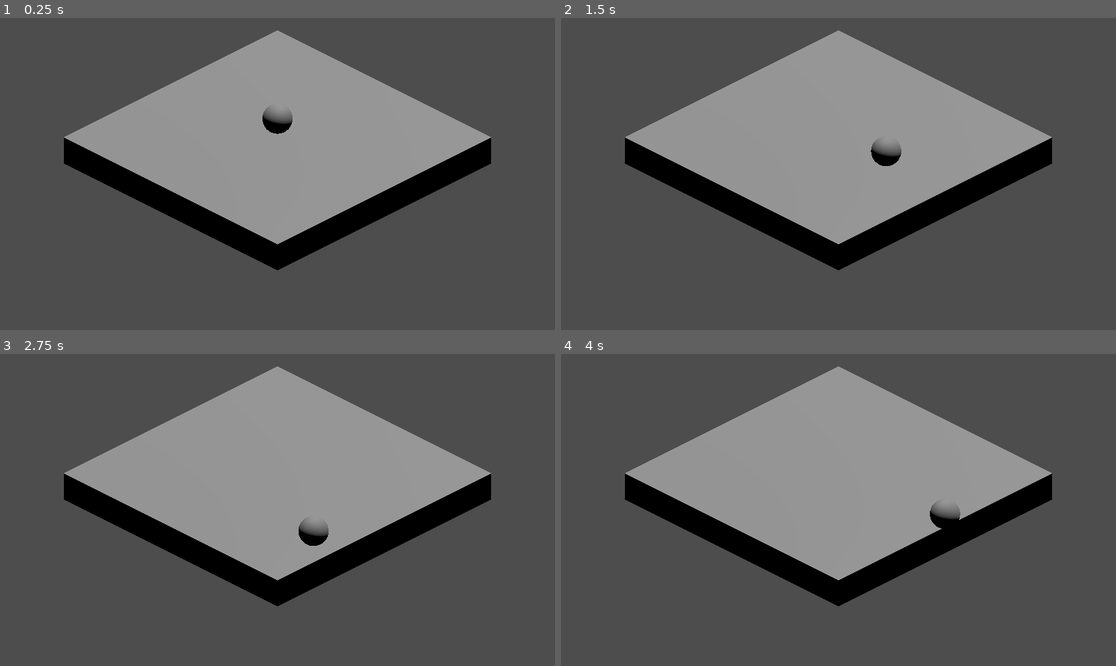
Above: before the commit, frames 1-4 (two rows, left to right).
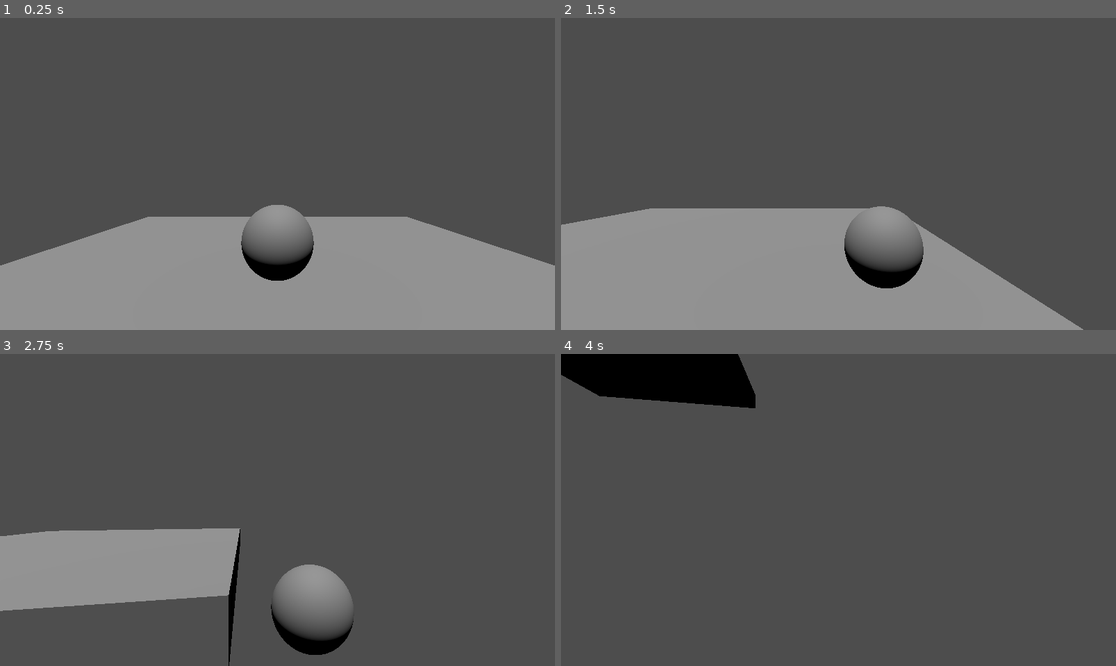
Above: after the commit, the same moments.

Repository: Samprisho/Wild-Jam-2025
Game: Godot game, scene res://scenes/map.tscn
Same seed, same stepped clock (60 frames per second), same inputs: the game is played once before the commit and once after it.
Inputs (mouse positions are in pixels of both pictures, inside the frame that each line leads up to):
- Up to frame 1 (0.25 s): no input
- Up to frame 2 (1.5 s): move the mouse to (960, 158) at 0.52 s; hold D (Right) 0.53-1.28 s; move the mouse to (727, 189) at 1.27 s; hold S (Backward) from 1.28 s (still down)
- Up to frame 3 (2.75 s): move the mouse to (333, 441) at 2.02 s; release S (Backward) at 2.03 s; hold D (Right) from 2.03 s (still down)
- Up to frame 4 (4 s): move the mouse to (810, 572) at 2.77 s; release D (Right) at 2.78 s; hold W (Forward) 2.78-3.53 s; move the mouse to (1005, 556) at 3.52 s; hold A (Left) from 3.53 s (still down)

The runs differ from the first frame. In frame 1, 61% of the frame differs, in the area x 0-100%, y 4-100%; in frame 2, 56%; in frame 3, 42%; in frame 4, 38%.

Commit message:
Camera now follows the ball for real

Diff:
--- a/project.godot
+++ b/project.godot
@@ -14,6 +14,14 @@
 run/main_scene="uid://bfchyqkgye64x"
 config/features=PackedStringArray("4.4")
 config/icon="res://icon.svg"
+
+[file_customization]
+
+folder_colors={
+"res://resources/": "orange",
+"res://scenes/": "yellow",
+"res://scripts/": "red"
+}
 
 [input]
 
--- /dev/null
+++ b/resources/mouse_sensivity_curve.tres
@@ -0,0 +1,7 @@
+[gd_resource type="Curve" format=3 uid="uid://c400ftwepd50k"]
+
+[resource]
+_limits = [0.0, 1.0, 0.0, 3000.0]
+_data = [Vector2(0, 0), 0.0, 0.0, 0, 0, Vector2(3000, 1), 0.000466667, 0.0, 0, 0]
+point_count = 2
+metadata/_snap_enabled = true
--- a/scenes/map.tscn
+++ b/scenes/map.tscn
@@ -6,6 +6,9 @@
 size = Vector3(10, 1, 10)
 
 [sub_resource type="BoxMesh" id="BoxMesh_4xfga"]
+
+[sub_resource type="PhysicsMaterial" id="PhysicsMaterial_4xfga"]
+rough = true
 
 [node name="Node3D" type="Node3D"]
 
@@ -19,15 +22,16 @@
 transform = Transform3D(10, 0, 0, 0, 1, 0, 0, 0, 10, 0, 0, 0)
 mesh = SubResource("BoxMesh_4xfga")
 
-[node name="Camera3D" type="Camera3D" parent="StaticBody3D"]
-transform = Transform3D(-0.707107, 0.353553, -0.612372, 0, 0.866025, 0.5, 0.707107, 0.353553, -0.612372, -6.61237, 4.5, -6.61237)
-projection = 1
+[node name="RigidBody3D" parent="StaticBody3D" instance=ExtResource("1_4xfga")]
+transform = Transform3D(1, 0, 0, 0, 1, 0, 0, 0, 1, 0, 1.5, 0)
+mass = 5.579
+physics_material_override = SubResource("PhysicsMaterial_4xfga")
+
+[node name="DirectionalLight3D" type="DirectionalLight3D" parent="."]
+transform = Transform3D(1, 0, 0, 0, 0.258819, 0.965926, 0, -0.965926, 0.258819, 0, 4, 0)
+
+[node name="Camera3D" type="Camera3D" parent="."]
+transform = Transform3D(-0.707107, 0.353553, -0.612373, 0, 0.866026, 0.5, 0.707107, 0.353553, -0.612373, -6.61237, 4, -6.61237)
 size = 10.32
 near = 0.02
 far = 4042.0
-
-[node name="RigidBody3D" parent="StaticBody3D" instance=ExtResource("1_4xfga")]
-transform = Transform3D(1, 0, 0, 0, 1, 0, 0, 0, 1, 0, 1.5, 0)
-
-[node name="DirectionalLight3D" type="DirectionalLight3D" parent="."]
-transform = Transform3D(1, 0, 0, 0, 0.258819, 0.965926, 0, -0.965926, 0.258819, 0, 4, 0)
--- a/scenes/the_ball.tscn
+++ b/scenes/the_ball.tscn
@@ -1,16 +1,38 @@
-[gd_scene load_steps=4 format=3 uid="uid://cdcgi4ad58ak5"]
+[gd_scene load_steps=7 format=3 uid="uid://cdcgi4ad58ak5"]
 
 [ext_resource type="Script" uid="uid://hggsm40askbl" path="res://scripts/ball.gd" id="1_facm7"]
+[ext_resource type="Script" uid="uid://c7k7vfltkeghr" path="res://scripts/camera.gd" id="2_qdjfq"]
+[ext_resource type="Curve" uid="uid://c400ftwepd50k" path="res://resources/mouse_sensivity_curve.tres" id="3_pwhwf"]
 
 [sub_resource type="SphereShape3D" id="SphereShape3D_5ubf0"]
 
 [sub_resource type="SphereMesh" id="SphereMesh_facm7"]
 
-[node name="RigidBody3D" type="RigidBody3D"]
+[sub_resource type="SphereShape3D" id="SphereShape3D_facm7"]
+
+[node name="RigidBody3D" type="RigidBody3D" node_paths=PackedStringArray("springArm")]
 script = ExtResource("1_facm7")
+springArm = NodePath("SpringArm3D/Camera3D")
 
 [node name="CollisionShape3D" type="CollisionShape3D" parent="."]
 shape = SubResource("SphereShape3D_5ubf0")
 
 [node name="MeshInstance3D" type="MeshInstance3D" parent="."]
 mesh = SubResource("SphereMesh_facm7")
+
+[node name="SpringArm3D" type="SpringArm3D" parent="."]
+transform = Transform3D(1, 0, 0, 0, 0.950516, 0.310676, 0, -0.310676, 0.950516, 0, 0, 0)
+top_level = true
+collision_mask = 8
+shape = SubResource("SphereShape3D_facm7")
+spring_length = 3.0
+
+[node name="Camera3D" type="Camera3D" parent="SpringArm3D"]
+transform = Transform3D(1, 0, 0, 0, 0.950516, -0.310676, 0, 0.310676, 0.950516, 0, 0, 0)
+current = true
+
+[node name="CameraControl" type="Node" parent="." node_paths=PackedStringArray("springArm", "targetNode")]
+script = ExtResource("2_qdjfq")
+springArm = NodePath("../SpringArm3D")
+targetNode = NodePath("..")
+sensitivityCurve = ExtResource("3_pwhwf")
--- a/scripts/ball.gd
+++ b/scripts/ball.gd
@@ -2,13 +2,14 @@
 class_name Ball
 
 @export var accelaration: float = 200
-@export var deaccelaration: float = 2
+@export var deaccelaration: float = 1.4
+@export var springArm: Node3D
 
 func _physics_process(_delta: float) -> void:
 	var input = Vector2(
 		int(Input.is_action_pressed("Forward")) - int(Input.is_action_pressed("Backward")),
 		int(Input.is_action_pressed("Right")) - int(Input.is_action_pressed("Left"))
-	).normalized()
+	) * -1
 
 	angular_velocity /= deaccelaration
 
@@ -17,10 +18,9 @@
 	calculated_velocity *= 5 if \
 	(calculated_velocity.normalized()).distance_to(angular_velocity.normalized()) > 2 else 1
 
-	print(calculated_velocity.normalized(), " | ", angular_velocity.normalized(), " | ", \
-	(calculated_velocity.normalized()).distance_to(angular_velocity.normalized()))
-
 	angular_velocity += calculated_velocity
 
 func calculate_motion(input):
-	return get_physics_process_delta_time() * accelaration * Vector3(input.x, 0, input.y)
+	var dir = ((springArm.global_basis.x * input.x) + (springArm.global_basis.z * input.y)).normalized()
+
+	return get_physics_process_delta_time() * accelaration * dir
--- /dev/null
+++ b/scripts/camera.gd
@@ -0,0 +1,37 @@
+extends Node
+class_name CameraControls
+
+## This component controls a given camera to rotate to mouse motion
+##
+##
+
+
+@export var springArm: SpringArm3D
+@export var targetNode: Node3D
+
+## Controls how sensitive mouse motion is
+@export var mouseSensitivity: float = 10
+@export var sensitivityCurve: Curve
+@export var followSpeed: float = 7
+
+func _ready() -> void:
+	Input.mouse_mode = Input.MOUSE_MODE_CAPTURED
+
+func _input(event: InputEvent) -> void:
+	if event is InputEventMouseMotion:
+		var mouseMotion: InputEventMouseMotion = event
+		var velocity = mouseMotion.velocity * -1
+
+		var result = get_process_delta_time() * mouseSensitivity * (Vector2(
+			sensitivityCurve.sample(abs(velocity.x)),
+			sensitivityCurve.sample(abs(velocity.y))
+		) * sign(velocity))
+
+		springArm.global_rotate(Vector3.UP, result.x)
+
+func _process(delta: float) -> void:
+	springArm.global_position = lerp(
+		springArm.global_position,
+		targetNode.global_position,
+		delta * followSpeed
+	)
Not shown: 1 places in scenes/map.tscn that only renumber resources
Not shown, added: scripts/camera.gd.uid
